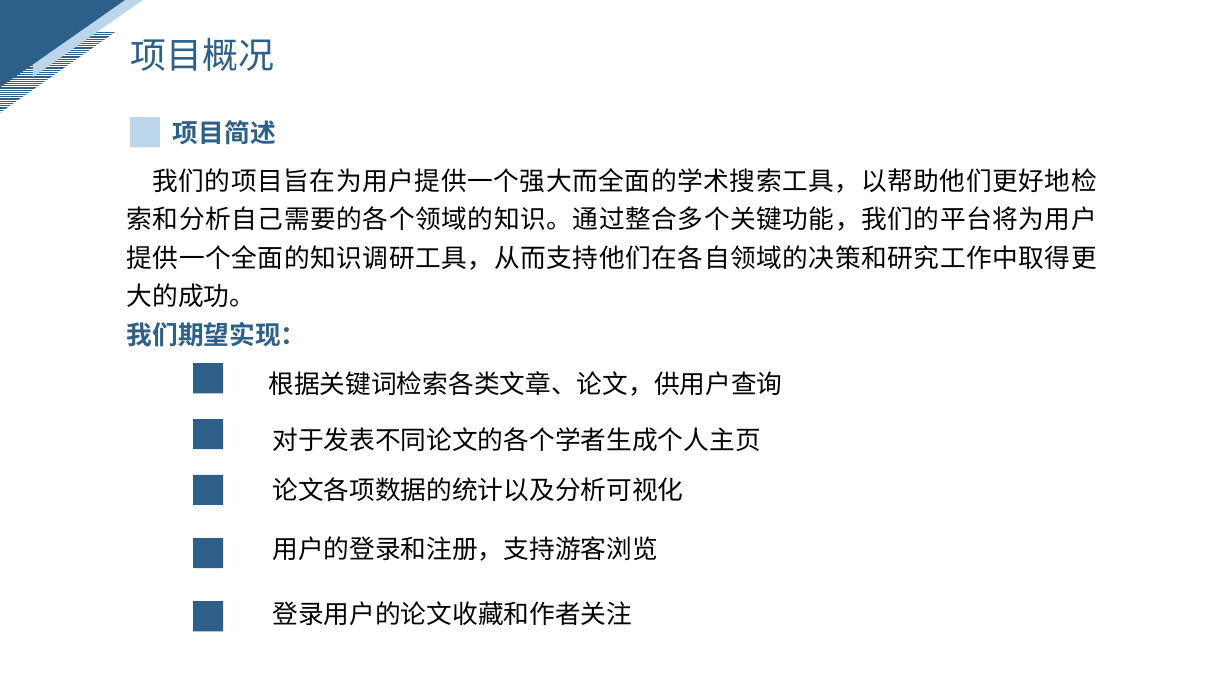
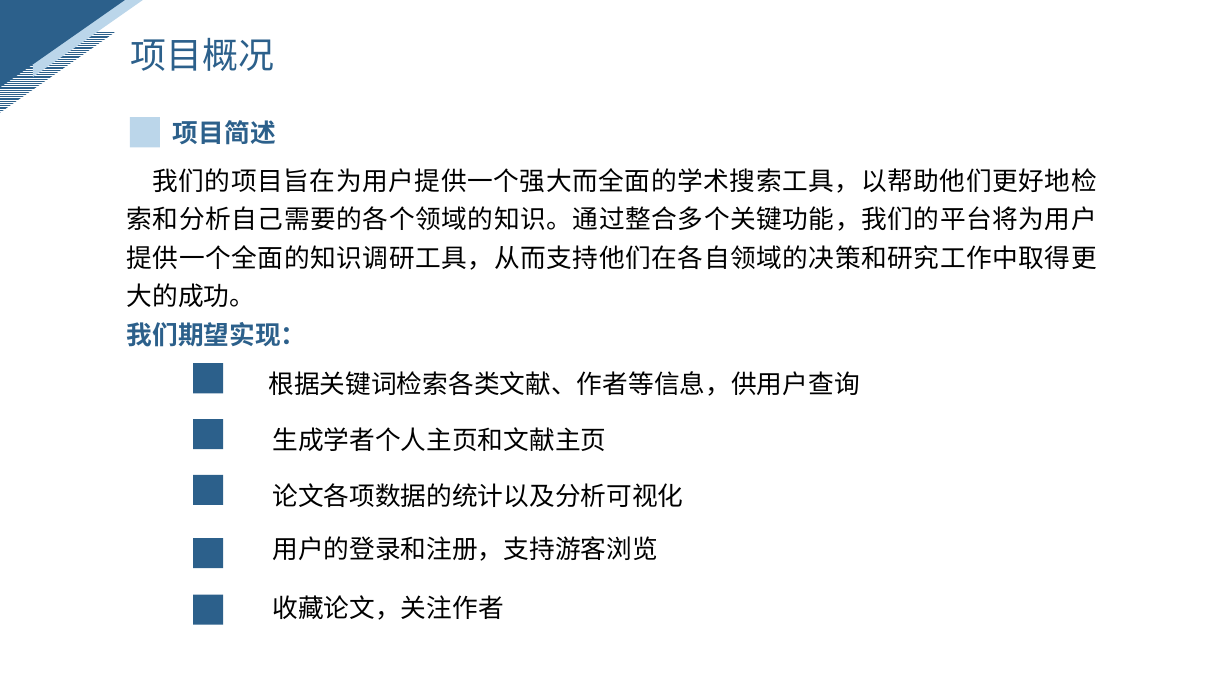
Before and after one commit to ZhangYHe/BIT-2023-ZYGC, a slide deck: slide 4 of doc/问题陈述.pptx. Drawn at 1232x693 pixels with LibreOffice and Linux fonts; fonts in the diff are those of the drawing. Boxes give left, top, right and bottom in pixels: in the first picture for what was removed or moved away, otherwise in the second. Text is boxed around its words. In the diff, an @@ line names an element or a change of style, - is before the commit and + after.

```diff
--- a/doc/问题陈述.pptx
+++ b/doc/问题陈述.pptx
@@ text at box(268, 371, 859, 396): text changed @@
-根据关键词检索各类文章、论文，供用户查询
+根据关键词检索各类文献、作者等信息，供用户查询
@@ text at box(272, 427, 606, 451): text changed @@
-对于发表不同论文的各个学者生成个人主页
+生成学者个人主页和文献主页
@@ text "论文各项数据的统计以及分析可视化": place and size @@
-text "论文各项数据的统计以及分析可视化" at box(272, 477, 683, 501)
+text "论文各项数据的统计以及分析可视化" at box(272, 483, 683, 507)
@@ rectangle: place and size @@
-rectangle at box(193, 602, 224, 632)
+rectangle at box(193, 594, 224, 625)
@@ text at box(272, 595, 503, 620): text changed @@
-登录用户的论文收藏和作者关注
+收藏论文，关注作者
```
Also in this commit, not shown: 7 other slides changed, 1 other file.
